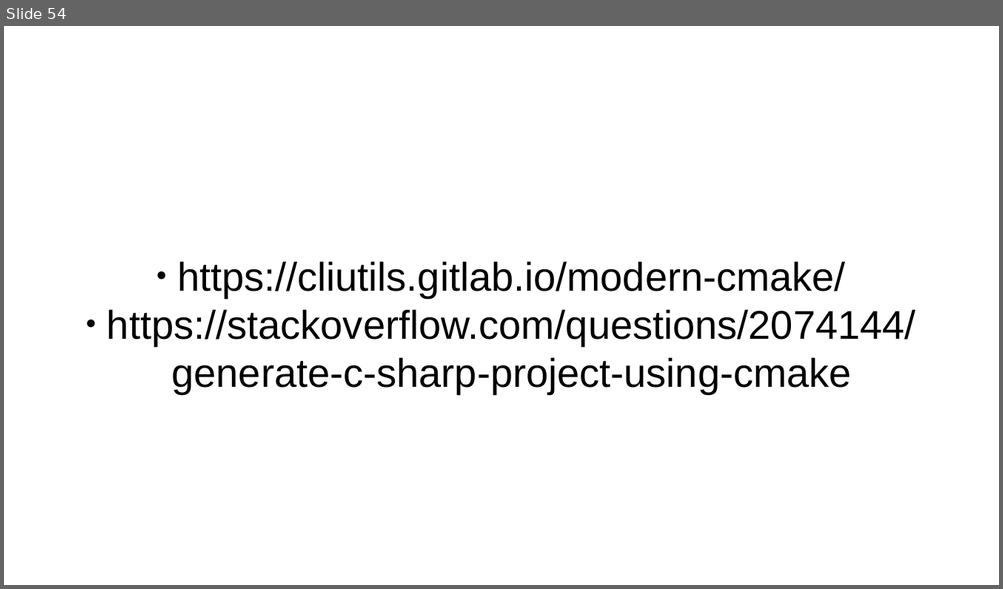
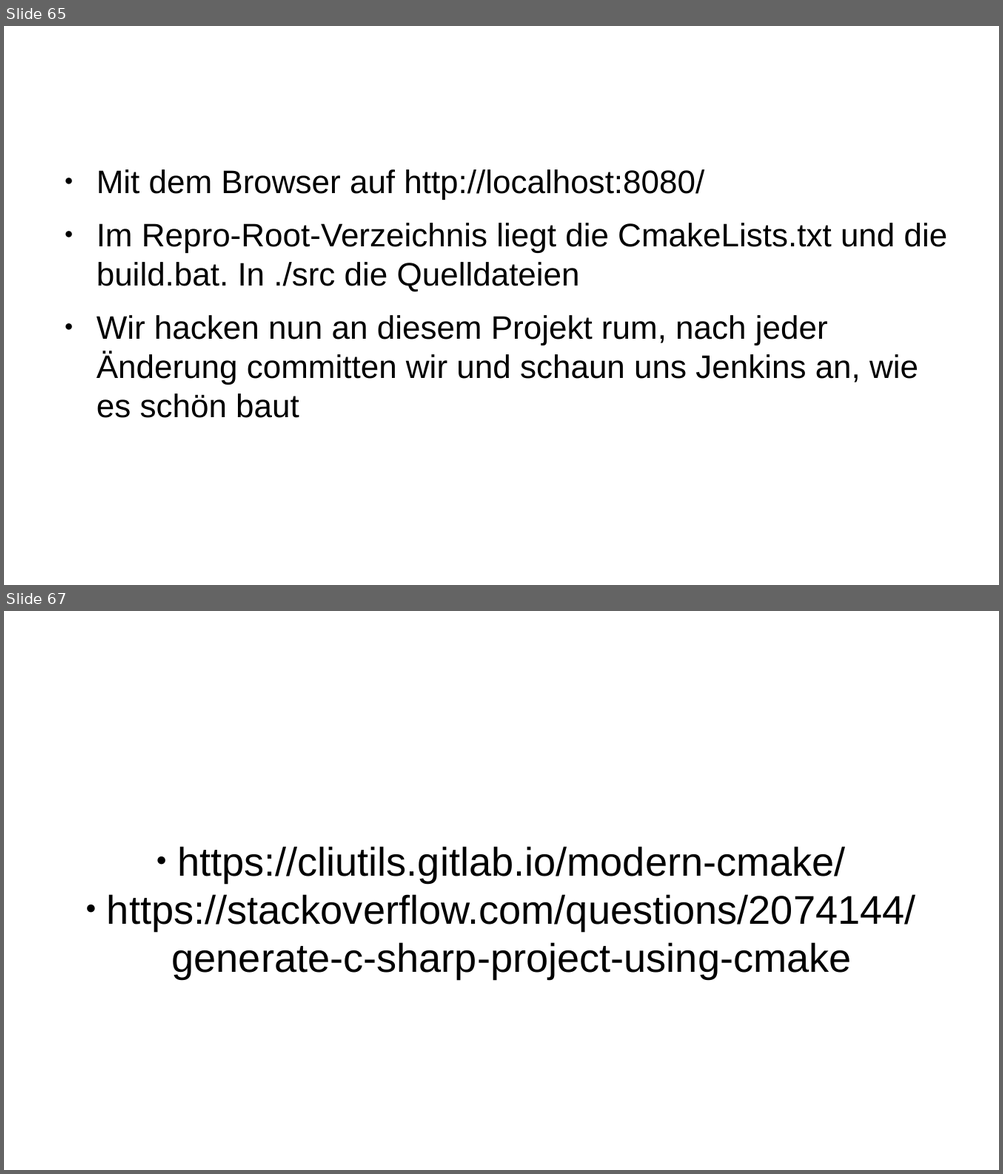
Before and after one commit to carstenkuckuk/CppUGBochum, a slide deck: doc/20180920_CppUGBochum_CI_Jenkins_CMake_GoogleTest.odp. Shown one above the other, each under a label of ours: slide 54 before the commit, slides 65 and 67 after it; the slides between them are not shown. The pictures are 1003x589 and 1003x1174 pixels, drawn with LibreOffice and Linux fonts; fonts in the diff are those of the drawing; background and template pictures are left out. Boxes give left, top, right and bottom in pixels: in the first picture for what was removed or moved away, otherwise in the second. Text is boxed around its words. In the diff, an @@ line names an element or a change of style, - is before the commit and + after.

```diff
--- a/doc/20180920_CppUGBochum_CI_Jenkins_CMake_GoogleTest.odp
+++ b/doc/20180920_CppUGBochum_CI_Jenkins_CMake_GoogleTest.odp
@@ slide 65 added at [4, 26, 999, 585], background #FFFFFF @@
@@ title added at [54, 47, 747, 140], 35.7 pt, text #FFFFFF @@
+Jetzt Freestyle Rudelhacken
@@ text added at [96, 170, 948, 418], 26 pt, text #000000 @@
+● Mit dem Browser auf http://localhost:8080/
+● Im Repro-Root-Verzeichnis liegt die CmakeLists.txt und die build.bat. In ./src die Quelldateien
+● Wir hacken nun an diesem Projekt rum, nach jeder Änderung committen wir und schaun uns Jenkins an, wie es schön baut
@@ what was slide 54 is now slide 67 @@
```
Also in this commit, not shown: 11 slides changed, 13 other slides added, 1 slide removed.
